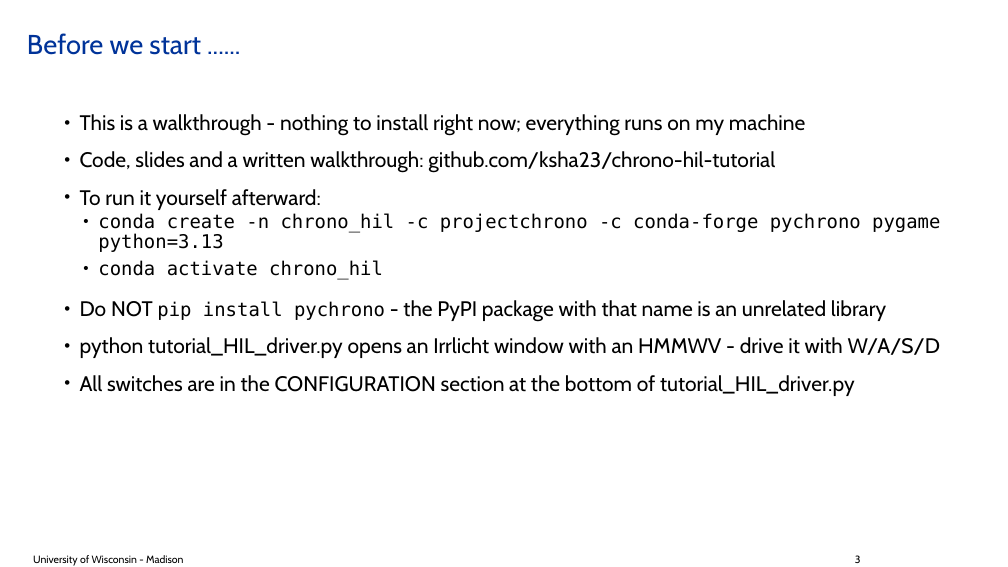
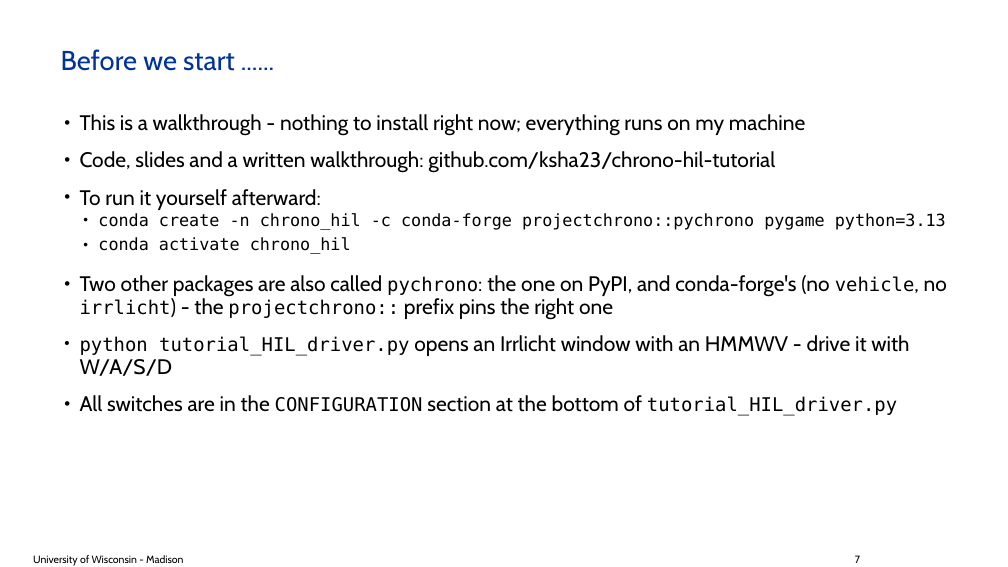
Before and after one commit to ksha23/chrono-hil-tutorial, a slide deck: slide 7 of tutorial_HIL_driver.pptx (slide 3 before the commit). Drawn at 1008x567 pixels with LibreOffice and Linux fonts; fonts in the diff are those of the drawing; background and template pictures are left out. Boxes give left, top, right and bottom in pixels: in the first picture for what was removed or moved away, otherwise in the second. Text is boxed around its words. In the diff, an @@ line names an element or a change of style, - is before the commit and + after.

```diff
--- a/tutorial_HIL_driver.pptx
+++ b/tutorial_HIL_driver.pptx
@@ title "Before we start ......": place and size @@
-title "Before we start ......" at (27, 33, 201, 55)
+title "Before we start ......" at (61, 49, 235, 71)
@@ text at (80, 237, 909, 416): size 18 to 16 pt in "conda activate chrono_hil"; size 20 to 18 pt, font Cabin to DejaVu Sans Mono in "python tutorial_HIL_driver.py", "CONFIGURATION tutorial_HIL_driver.py" @@
@@ text at (98, 213, 946, 230): text changed; size 18 to 16 pt @@
-  • conda create -n chrono_hil -c projectchrono -c conda-forge pychrono pygame python=3.13
+  • conda create -n chrono_hil -c conda-forge projectchrono::pychrono pygame python=3.13
@@ text at (80, 275, 947, 320): text changed @@
-• Do NOT pip install pychrono - the PyPI package with that name is an unrelated library
+• Two other packages are also called pychrono: the one on PyPI, and conda-forge's (no vehicle, no irrlicht) - the projectchrono:: prefix pins the right one
@@ text at (855, 555, 860, 563): text changed @@
-3
+7
```
Also in this commit, not shown: 19 other slides changed, 4 slides added, 9 slides removed, 11 other files.
